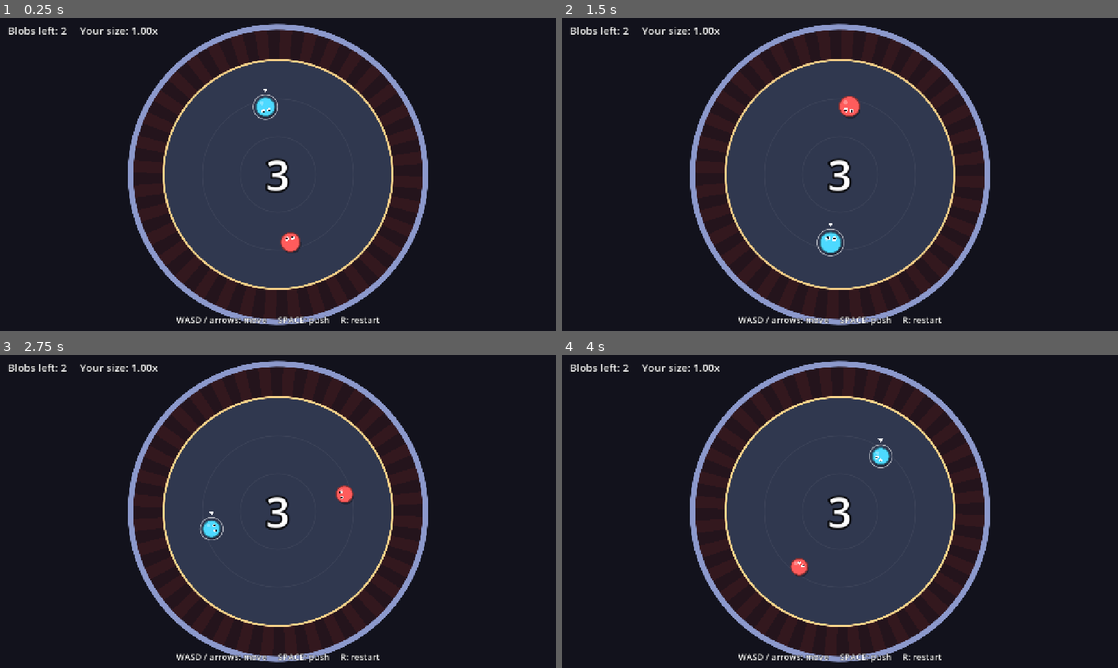
Above: before the commit, frames 1-4 (two rows, left to right).
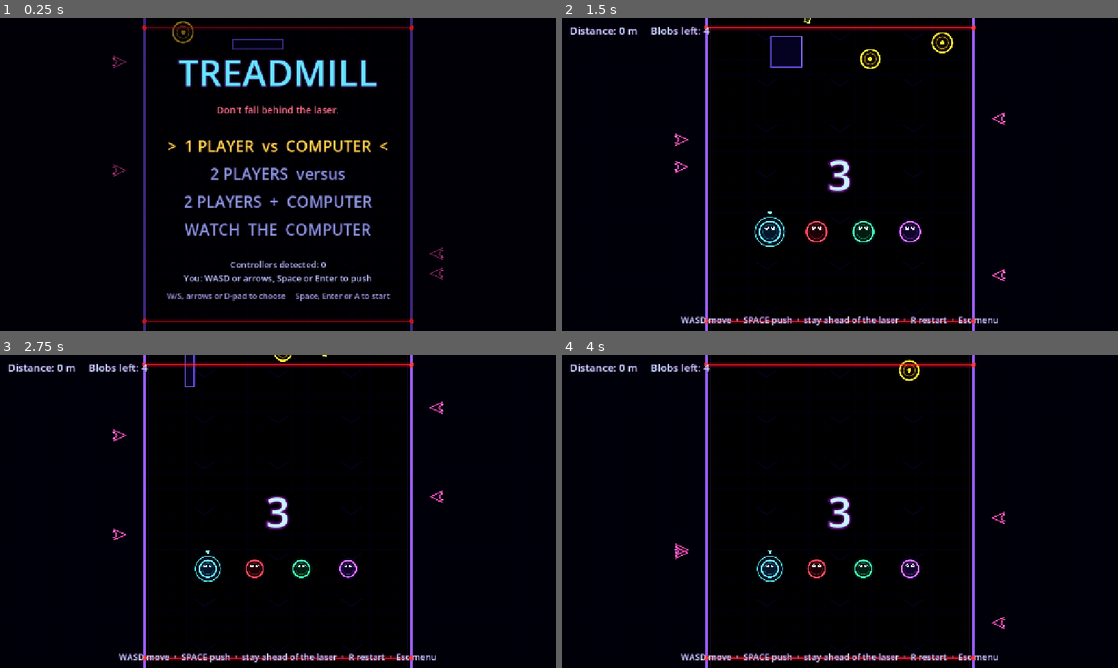
Above: after the commit, the same moments.

Repository: mrjkey/blobs
Game: Godot game, scene res://treadmill.tscn
The game is run twice, just before and just after one commit, with the same random seed, the same clock (stepped at 60 frames per second) and the same inputs. Before the commit the project starts from res://main.tscn.
Inputs:
- Up to frame 1 (0.25 s): no input
- Up to frame 2 (1.5 s): tap R (restart) at 0.5, 1.25 s; hold D (move_right) 0.53-1.28 s; tap Space (push) at 0.6, 1.35 s; hold S (move_down) from 1.28 s (still down)
- Up to frame 3 (2.75 s): tap R (restart) at 2 s; release S (move_down) at 2.03 s; hold D (move_right) from 2.03 s (still down); tap J at 2.1 s; tap Space (push) at 2.3 s
- Up to frame 4 (4 s): tap R (restart) at 2.75, 3.5 s; release D (move_right) at 2.78 s; hold W (move_up) 2.78-3.53 s; tap Enter at 2.85 s; tap Space (push) at 3.05, 3.8 s; hold A (move_left) from 3.53 s (still down); tap Keypad Enter at 3.6 s

The runs differ from the first frame. In frame 1, 48% of the frame differs, in the area x 1-80%, y 0-100%; in frame 2, 50%; in frame 3, 50%; in frame 4, 50%.

Commit message:
idk, let's check

Diff:
--- /dev/null
+++ b/blob/blob_stats.gd
@@ -0,0 +1 @@
+extends Node
--- a/project.godot
+++ b/project.godot
@@ -11,7 +11,7 @@
 [application]
 
 config/name="Bumper Blobs"
-run/main_scene="res://main.tscn"
+run/main_scene="res://treadmill.tscn"
 config/features=PackedStringArray("4.7")
 
 [display]
@@ -21,6 +21,51 @@
 window/stretch/mode="canvas_items"
 window/stretch/aspect="expand"
 
+[input]
+
+move_left={
+"deadzone": 0.2,
+"events": [Object(InputEventKey,"resource_local_to_scene":false,"resource_name":"","device":-1,"window_id":0,"alt_pressed":false,"shift_pressed":false,"ctrl_pressed":false,"meta_pressed":false,"pressed":false,"keycode":0,"physical_keycode":65,"key_label":0,"unicode":97,"location":0,"echo":false,"script":null)
+, Object(InputEventJoypadMotion,"resource_local_to_scene":false,"resource_name":"","device":-1,"axis":0,"axis_value":-1.0,"script":null)
+]
+}
+move_right={
+"deadzone": 0.2,
+"events": [Object(InputEventKey,"resource_local_to_scene":false,"resource_name":"","device":-1,"window_id":0,"alt_pressed":false,"shift_pressed":false,"ctrl_pressed":false,"meta_pressed":false,"pressed":false,"keycode":0,"physical_keycode":68,"key_label":0,"unicode":100,"location":0,"echo":false,"script":null)
+, Object(InputEventJoypadMotion,"resource_local_to_scene":false,"resource_name":"","device":-1,"axis":0,"axis_value":1.0,"script":null)
+]
+}
+move_up={
+"deadzone": 0.2,
+"events": [Object(InputEventKey,"resource_local_to_scene":false,"resource_name":"","device":-1,"window_id":0,"alt_pressed":false,"shift_pressed":false,"ctrl_pressed":false,"meta_pressed":false,"pressed":false,"keycode":0,"physical_keycode":87,"key_label":0,"unicode":119,"location":0,"echo":false,"script":null)
+, Object(InputEventJoypadMotion,"resource_local_to_scene":false,"resource_name":"","device":-1,"axis":1,"axis_value":-1.0,"script":null)
+]
+}
+move_down={
+"deadzone": 0.2,
+"events": [Object(InputEventKey,"resource_local_to_scene":false,"resource_name":"","device":-1,"window_id":0,"alt_pressed":false,"shift_pressed":false,"ctrl_pressed":false,"meta_pressed":false,"pressed":false,"keycode":0,"physical_keycode":83,"key_label":0,"unicode":115,"location":0,"echo":false,"script":null)
+, Object(InputEventJoypadMotion,"resource_local_to_scene":false,"resource_name":"","device":-1,"axis":1,"axis_value":1.0,"script":null)
+]
+}
+push={
+"deadzone": 0.2,
+"events": [Object(InputEventKey,"resource_local_to_scene":false,"resource_name":"","device":-1,"window_id":0,"alt_pressed":false,"shift_pressed":false,"ctrl_pressed":false,"meta_pressed":false,"pressed":false,"keycode":0,"physical_keycode":32,"key_label":0,"unicode":32,"location":0,"echo":false,"script":null)
+, Object(InputEventJoypadButton,"resource_local_to_scene":false,"resource_name":"","device":-1,"button_index":0,"pressure":0.0,"pressed":true,"script":null)
+]
+}
+restart={
+"deadzone": 0.2,
+"events": [Object(InputEventKey,"resource_local_to_scene":false,"resource_name":"","device":-1,"window_id":0,"alt_pressed":false,"shift_pressed":false,"ctrl_pressed":false,"meta_pressed":false,"pressed":false,"keycode":0,"physical_keycode":82,"key_label":0,"unicode":114,"location":0,"echo":false,"script":null)
+, Object(InputEventJoypadButton,"resource_local_to_scene":false,"resource_name":"","device":-1,"button_index":6,"pressure":0.0,"pressed":true,"script":null)
+]
+}
+quit={
+"deadzone": 0.2,
+"events": [Object(InputEventKey,"resource_local_to_scene":false,"resource_name":"","device":-1,"window_id":0,"alt_pressed":false,"shift_pressed":false,"ctrl_pressed":false,"meta_pressed":false,"pressed":false,"keycode":0,"physical_keycode":4194305,"key_label":0,"unicode":0,"location":0,"echo":false,"script":null)
+, Object(InputEventJoypadButton,"resource_local_to_scene":false,"resource_name":"","device":-1,"button_index":4,"pressure":0.0,"pressed":true,"script":null)
+]
+}
+
 [rendering]
 
 anti_aliasing/quality/msaa_2d=2
--- /dev/null
+++ b/scenes/placeholder.tscn
@@ -0,0 +1,3 @@
+[gd_scene format=3 uid="uid://c772yea7ek4tq"]
+
+[node name="Placeholder" type="Node2D" unique_id=2043067622]
Not shown, added: blob/blob_stats.gd.uid
Not shown, added: export_presets.cfg
